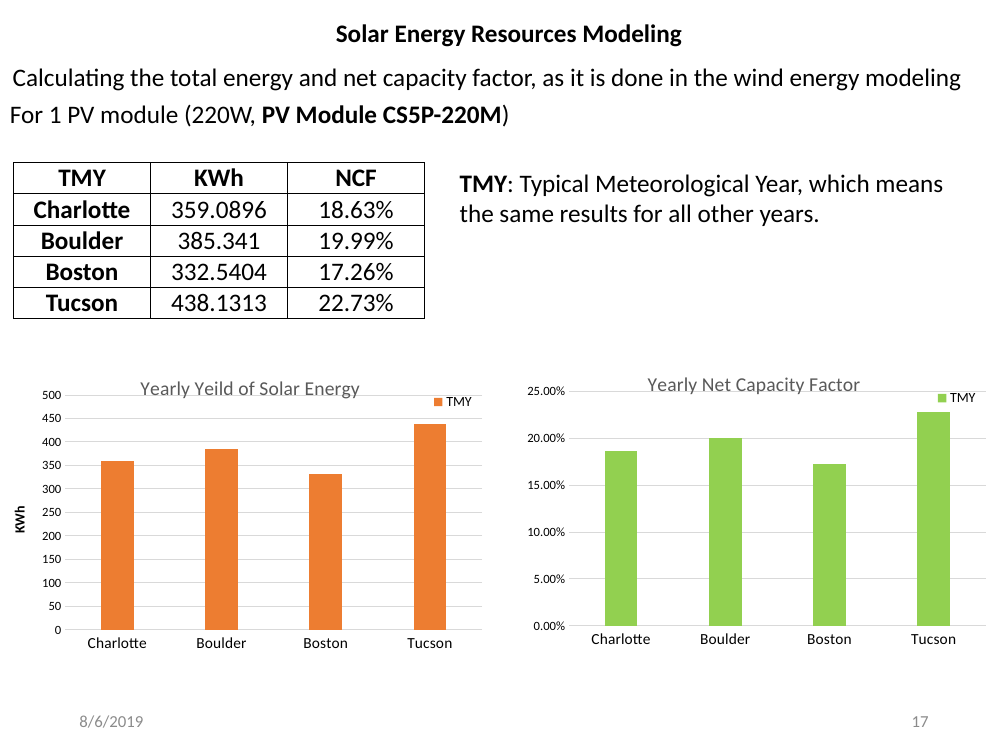
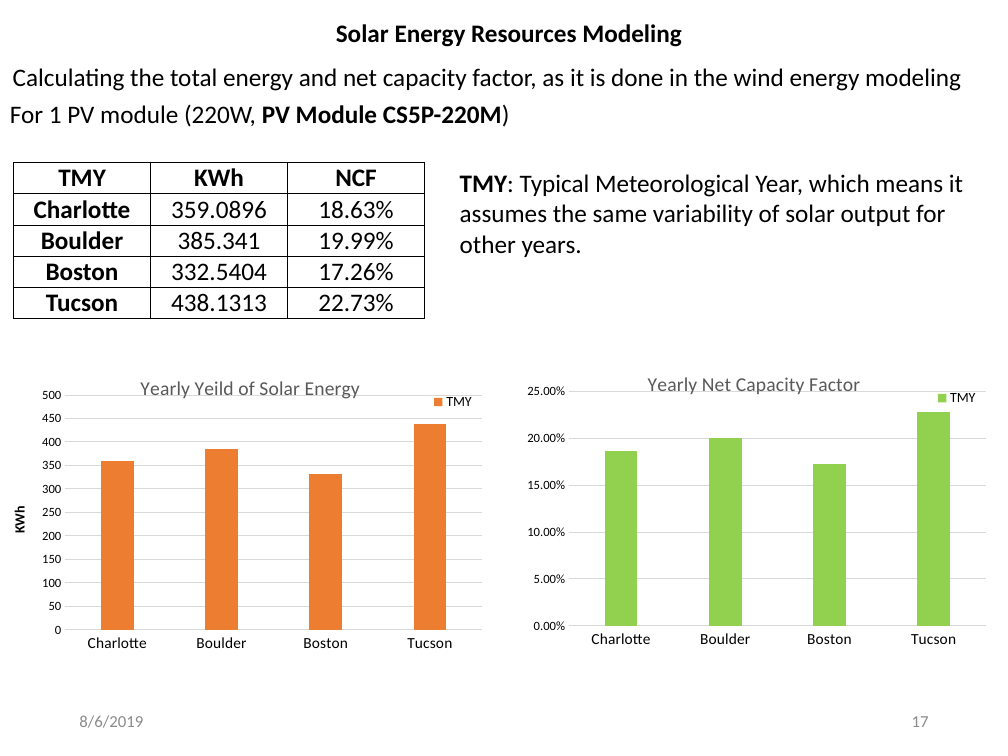
Before and after one commit to mhdella/Renewable-Energy-Analytics, a slide deck: slide 17 of +Presentation for Energy_Analytics/Wind_Solar_Energy_Modeling_Analysis.pptx. Drawn at 1008x756 pixels with LibreOffice and Linux fonts; fonts in the diff are those of the drawing. Boxes give left, top, right and bottom in pixels: in the first picture for what was removed or moved away, otherwise in the second. Text is boxed around its words. In the diff, an @@ line names an element or a change of style, - is before the commit and + after.

Commit message:
wind_solar_modeling

```diff
--- a/+Presentation for Energy_Analytics/Wind_Solar_Energy_Modeling_Analysis.pptx
+++ b/+Presentation for Energy_Analytics/Wind_Solar_Energy_Modeling_Analysis.pptx
@@ text at (x1=460, y1=174, x2=963, y2=257): text changed @@
-TMY: Typical Meteorological Year, which means the same results for all other years.
+TMY: Typical Meteorological Year, which means it assumes the same variability of solar output for other years.
```
Also in this commit, not shown: 1 other slide changed, 1 other file.
